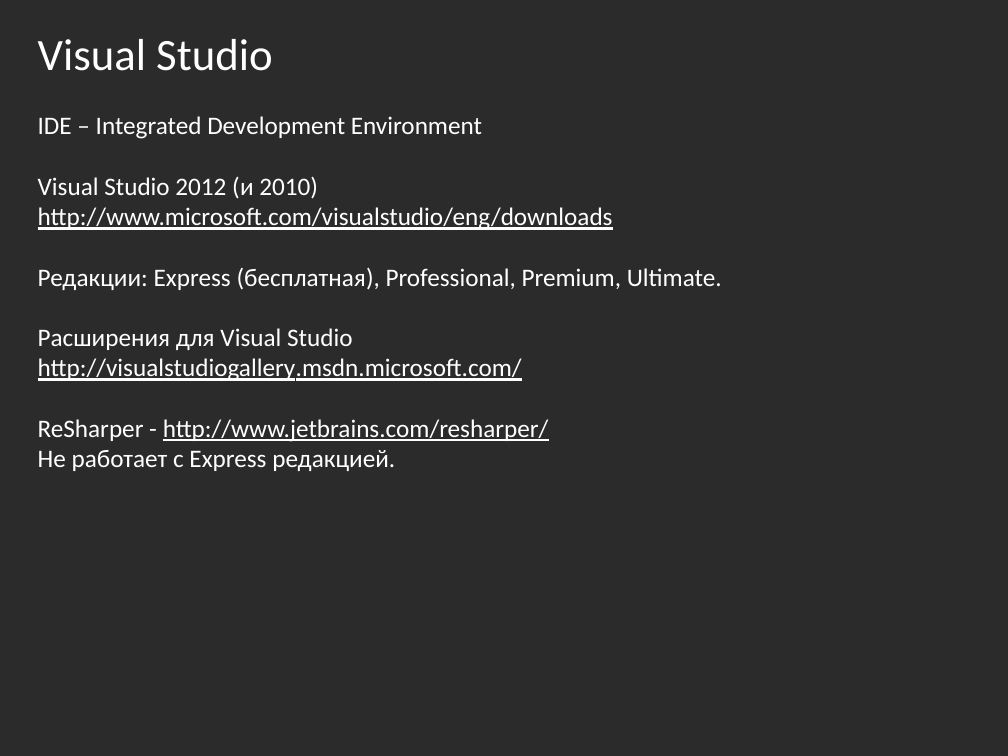
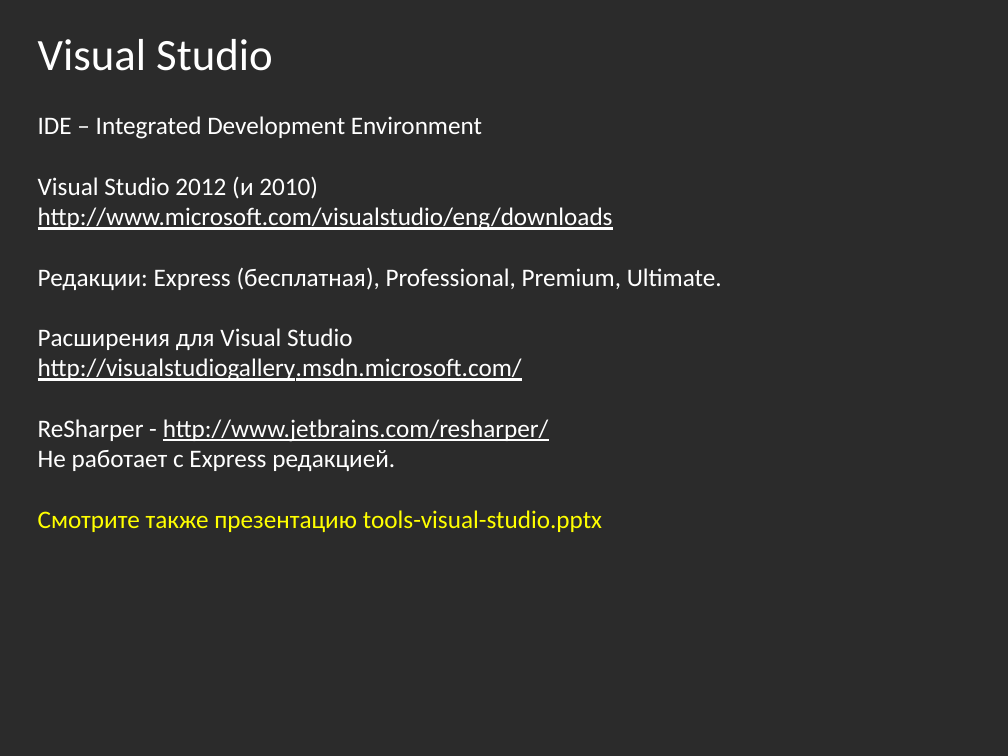
Before and after one commit to bazile/Training, a slide deck: slide 5 of Presentation/lesson-01.pptx. Drawn at 1008x756 pixels with LibreOffice and Linux fonts; fonts in the diff are those of the drawing; background and template pictures are left out; a plain dark background stands for a picture behind light text. Boxes give left, top, right and bottom in pixels: in the first picture for what was removed or moved away, otherwise in the second. Text is boxed around its words. In the diff, an @@ line names an element or a change of style, - is before the commit and + after.

```diff
--- a/Presentation/lesson-01.pptx
+++ b/Presentation/lesson-01.pptx
@@ text at bbox=[38, 510, 602, 532]: paragraph added @@
+Смотрите также презентацию tools-visual-studio.pptx
```
Also in this commit, not shown: 1 other file.
